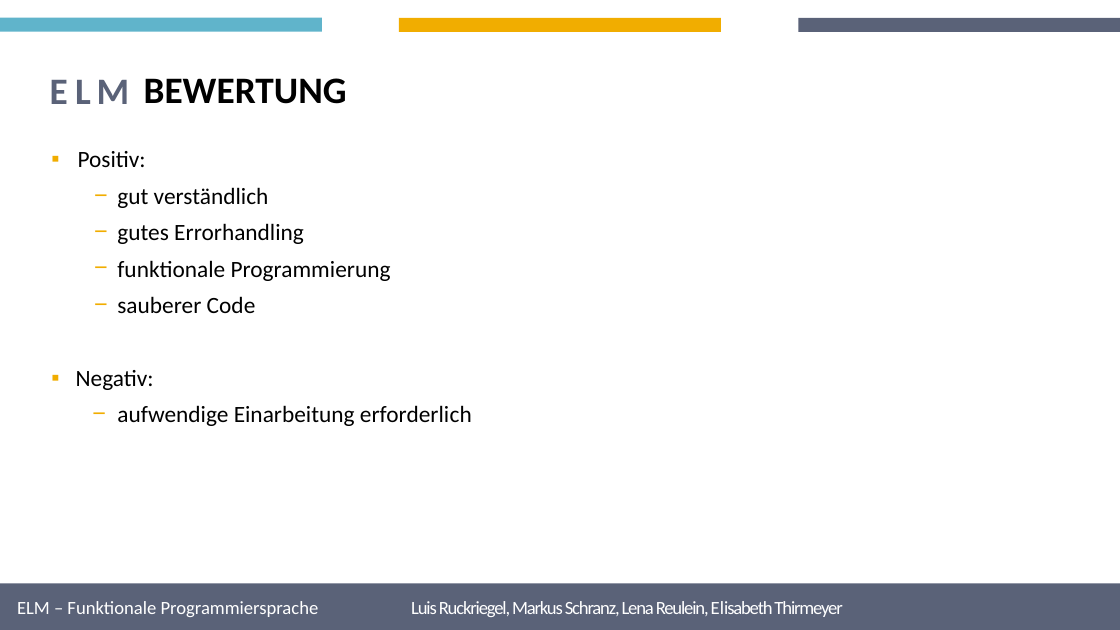
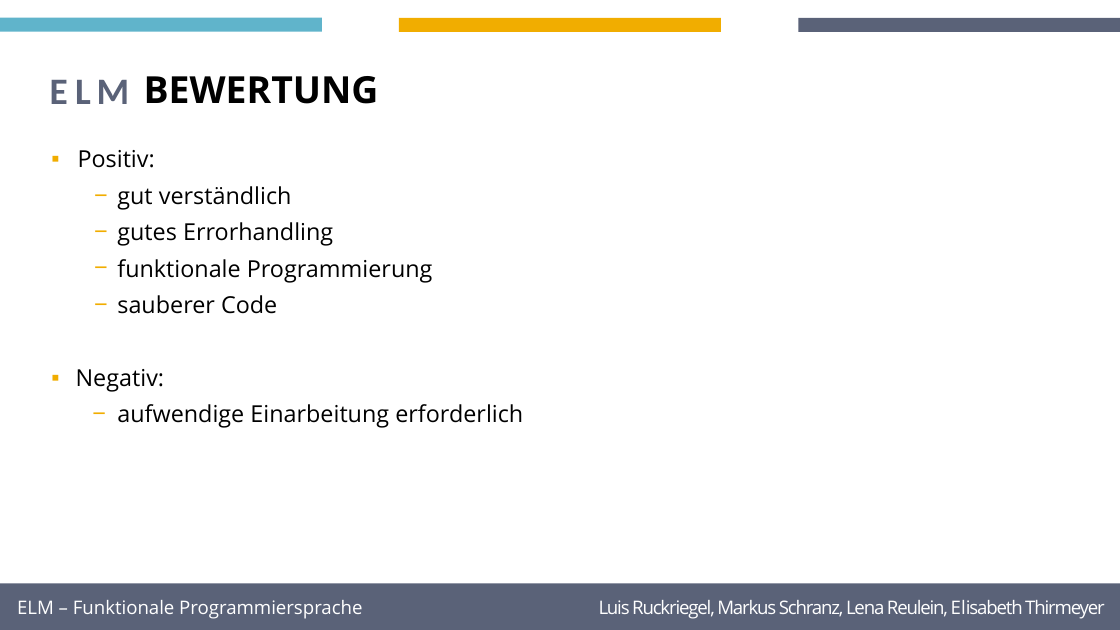
Before and after one commit to maadc/STA_Gruppe1, a slide deck: slide 12 of ORGINAL.pptx (slide 15 before the commit). Drawn at 1120x630 pixels with LibreOffice and Linux fonts; fonts in the diff are those of the drawing; background and template pictures are left out. Boxes give left, top, right and bottom in pixels: in the first picture for what was removed or moved away, otherwise in the second. Text is boxed around its words. In the diff, an @@ line names an element or a change of style, - is before the commit and + after.

```diff
--- a/ORGINAL.pptx
+++ b/ORGINAL.pptx
@@ text "BEWERTUNG" at (144, 76, 379, 104): font Calibri to Open Sans @@
@@ text "Positiv:" at (76, 150, 523, 428): font Calibri to Open Sans; letter spacing -3 to 0 pt in "erforderlich" @@
@@ text "ELM – Funktionale Programmiersprache Luis ..." at (17, 600, 1105, 619): font Calibri to Open Sans @@
```
Also in this commit, not shown: 11 other slides changed, 1 slide added, 4 slides removed, 1 other file.
